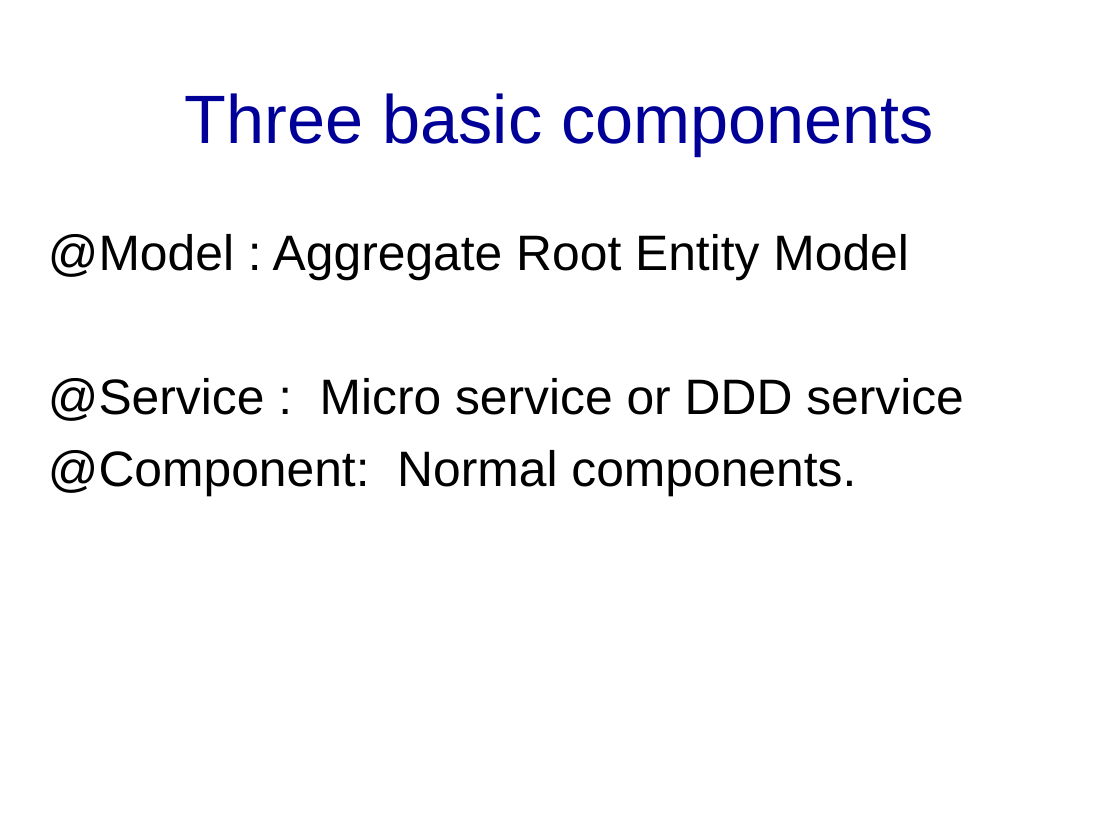
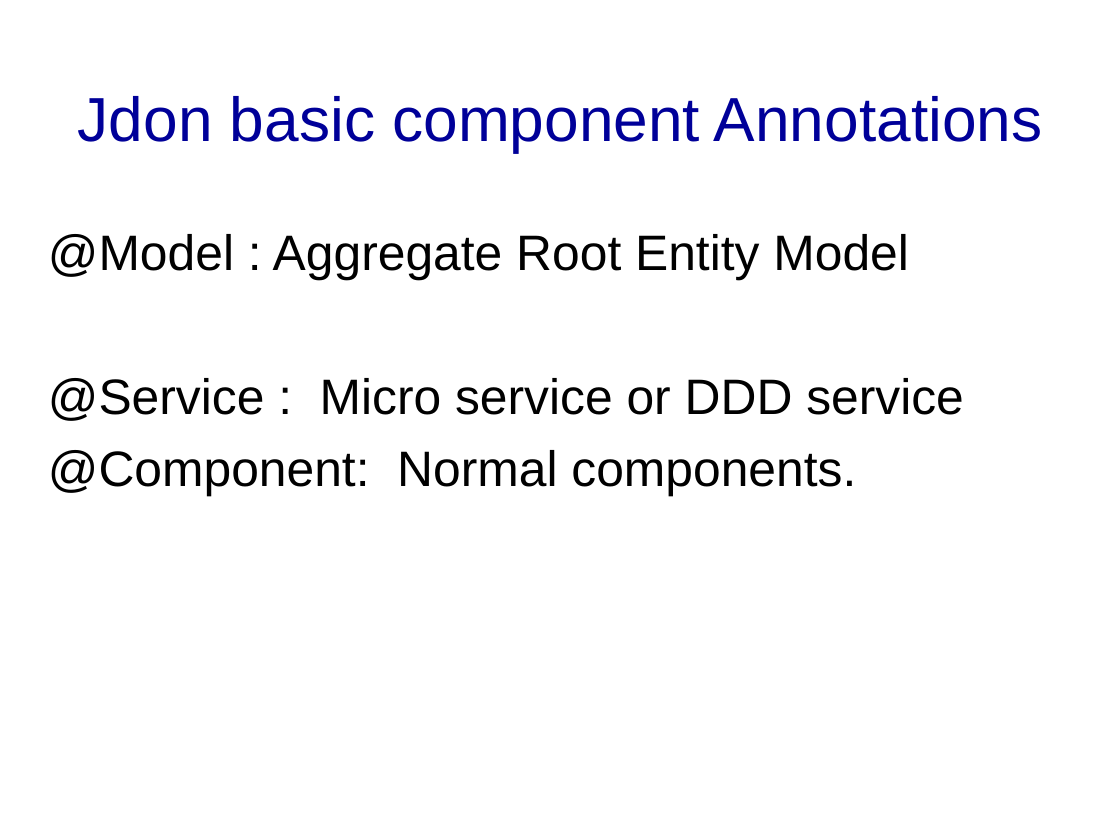
Before and after one commit to banq/jdonframework, a slide deck: slide 13 of doc/english/JdonFramework.ppt (slide 12 before the commit). Drawn at 1120x840 pixels with LibreOffice and Linux fonts; fonts in the diff are those of the drawing; background and template pictures are left out. Boxes give left, top, right and bottom in pixels: in the first picture for what was removed or moved away, otherwise in the second. Text is boxed around its words. In the diff, an @@ line names an element or a change of style, - is before the commit and + after.

```diff
--- a/doc/english/JdonFramework.ppt
+++ b/doc/english/JdonFramework.ppt
@@ title at (x1=78, y1=96, x2=1042, y2=152): text changed; size 44 to 40 pt @@
-Three basic components
+Jdon basic component Annotations
```
Also in this commit, not shown: 8 other slides changed, 5 slides added, 4 slides removed, 2 other files.
